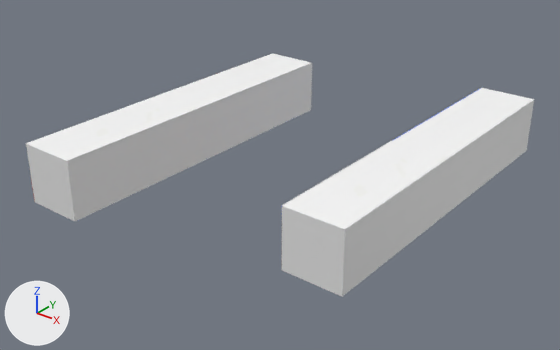
A saved change to the Blender file models/edificios/ladoD.blend.
Rendered twice from a 50 mm camera at (177.7, -44.3, 86.4) aimed at (66.8, 94.3, 0.5). Arrows for +X, +Y and +Z are at lower left; the lights stay in place.

Script lines for the objects in view, before the commit:
```python
ob_plano = bpy.data.objects.new('Plano', me_plano_021)
ob_plano.location = (92.7, 107.4, 6.1)
ob_plano.rotation_euler = (-3.142, 1.571, 0.0)  # degrees (-180, 90, 0)
ob_plano.scale = (7.6, 45.0, 1.0)
ob_plano_007 = bpy.data.objects.new('Plano.007', me_plano_023)
ob_plano_007.location = (37.2, 92.2, 15.0)
ob_plano_007.rotation_euler = (-3.142, 3.142, 0.0)  # degrees (-180, 180, 0)
ob_plano_007.scale = (7.6, 45.0, 1.0)
ob_plano_008 = bpy.data.objects.new('Plano.008', me_plano_024)
ob_plano_008.location = (100.4, 107.4, 13.5)
ob_plano_008.rotation_euler = (-3.142, 3.142, 0.0)  # degrees (-180, 180, 0)
ob_plano_008.scale = (7.6, 45.0, 1.0)
ob_plano_009 = bpy.data.objects.new('Plano.009', me_plano_025)
ob_plano_009.location = (107.9, 107.4, 6.1)
ob_plano_009.rotation_euler = (0.0, 1.571, 0.0)  # degrees (0, 90, 0)
ob_plano_009.scale = (7.6, 45.0, 1.0)
ob_plano_011 = bpy.data.objects.new('Plano.011', me_plano_027)
ob_plano_011.location = (100.3, 62.5, 6.0)
ob_plano_011.rotation_euler = (1.571, 0.0, 0.0)  # degrees (90, 0, 0)
ob_plano_011.scale = (7.62, 7.6, 1.0)
ob_plano_012 = bpy.data.objects.new('Plano.012', me_plano_028)
ob_plano_012.location = (100.3, 152.3, 6.0)
ob_plano_012.rotation_euler = (1.571, 0.0, 3.146)  # degrees (90, 0, 180)
ob_plano_012.scale = (7.62, 7.6, 1.0)
# also in view: 'Plano.010' at (44.8, 92.2, 7.5); 'Plano.016' at (37.3, 47.3, 7.4)
```
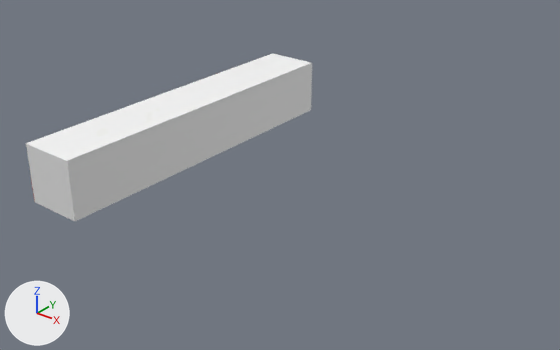
Changed parts and their boxes (x1, y1, x2, y2) in the pictures (560 x 350 px):
'Plano.008', deleted
    before: (283, 88, 534, 229)
'Plano.009', deleted
    before: (342, 100, 534, 296)
'Plano.011', deleted
    before: (282, 206, 345, 296)
'Plano', deleted
    before: (281, 87, 482, 270)
'Plano.012', deleted
    before: (485, 88, 534, 145)

The edits, one by one:
Object 'Plano' (ob_plano) is deleted.
Object 'Plano.008' (ob_plano_008) is deleted.
Object 'Plano.009' (ob_plano_009) is deleted.
Object 'Plano.011' (ob_plano_011) is deleted.
Object 'Plano.012' (ob_plano_012) is deleted.
